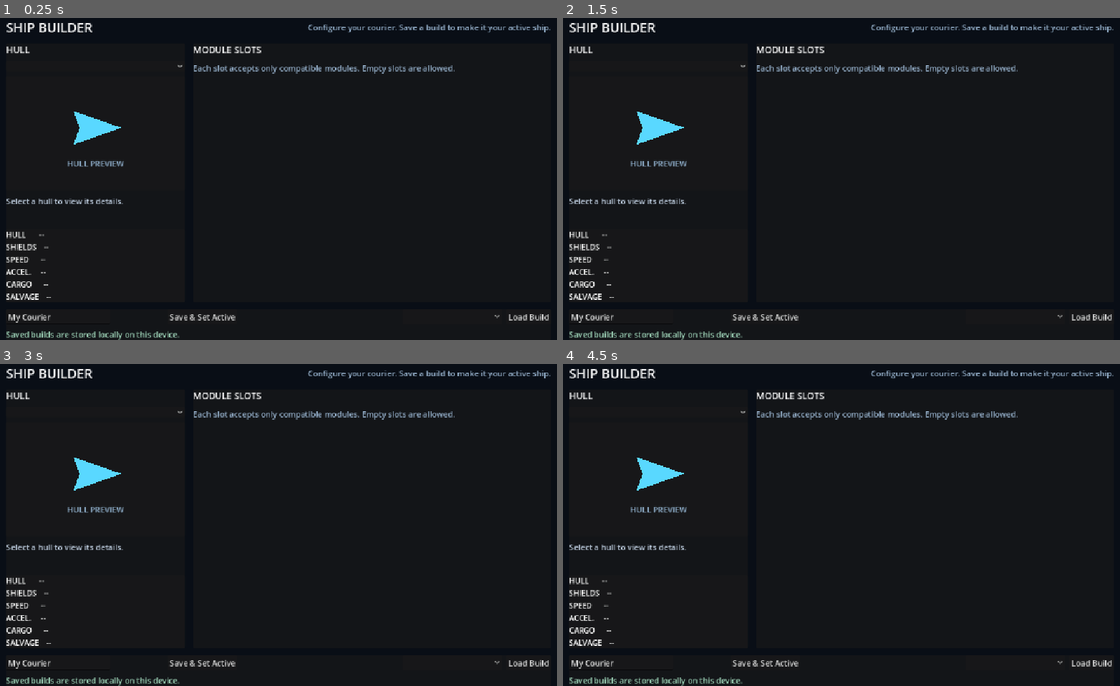
Above: before the commit, frames 1-4 (two rows, left to right).
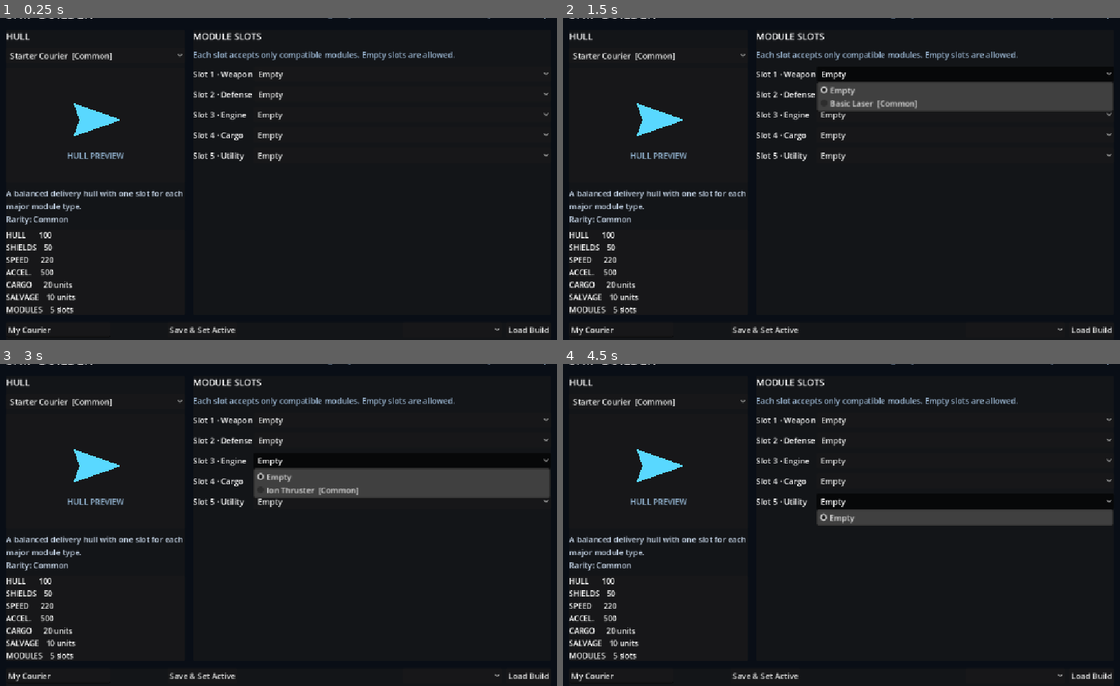
Above: after the commit, the same moments.

Repository: Bbran4/SpaceDelivery
Game: Godot game, scene res://scenes/ui/ship_builder.tscn
Same seed, same stepped clock (60 frames per second), same inputs: the game is played once before the commit and once after it. This scene is started directly instead of the project's main scene.
Inputs (mouse positions are in pixels of both pictures, inside the frame that each line leads up to; where the layout moved, square brackets give the same spot in the first picture):
- Up to frame 1 (0.25 s): no input
- Up to frame 2 (1.5 s): click (657, 56) [657, 66] at 0.5 s; click (964, 72) at 1.25 s, where only the run after the commit has a clickable "Empty"
- Up to frame 3 (3 s): click (401, 441) at 2 s, where only the run after the commit has a clickable "Empty"; click (401, 460) at 2.75 s, where only the run after the commit has a clickable "Empty"
- Up to frame 4 (4.5 s): click (964, 479) at 3.5 s, where only the run after the commit has a clickable "Empty"; click (964, 502) at 4.25 s, where only the run after the commit has a clickable "Empty"

The runs differ from the first frame. In frame 1, 6.6% of the frame differs, in the area x 1-99%, y 0-100%; in frame 2, 12%; in frame 3, 11%; in frame 4, 9.3%.
Error before the commit: Parse Error: Expected statement, found "Indent" instead. (res://scripts/ship_builder.gd:63)

Commit message:
Fix preview polygon assignment indentation

Diff:
--- a/scripts/ship_builder.gd
+++ b/scripts/ship_builder.gd
@@ -60,7 +60,6 @@
 	for slot_index: int in range(selected_module_paths.size()):
 		selected_module_paths[slot_index] = ""
 	preview_ship.color = selected_hull.preview_color
-		preview_ship.polygon = selected_hull.preview_polygon
 	preview_ship.polygon = selected_hull.preview_polygon
 	hull_description.text = "%s\n%s" % [selected_hull.description, "Rarity: " + _rarity_name(selected_hull.rarity)]
 	_rebuild_slot_list()
